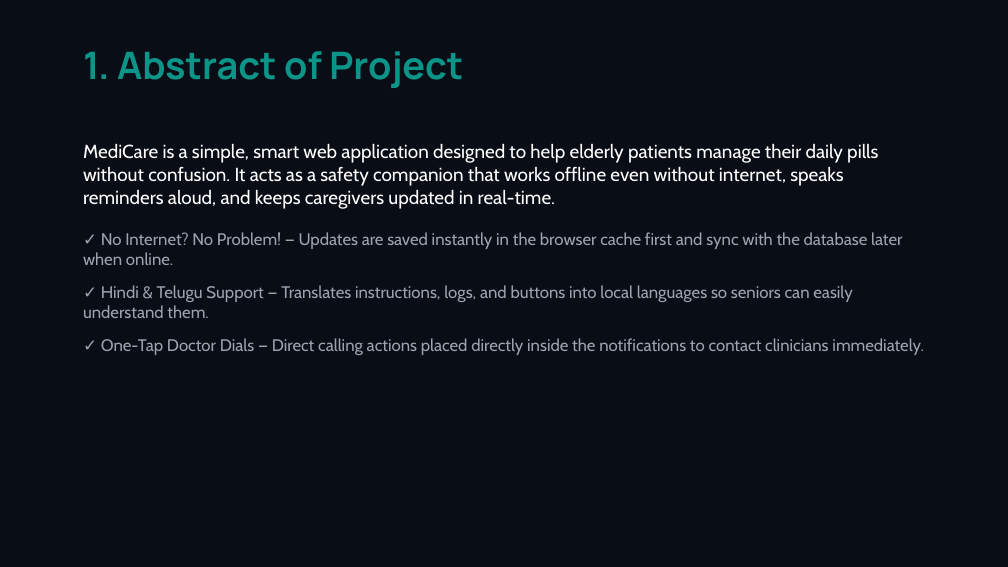
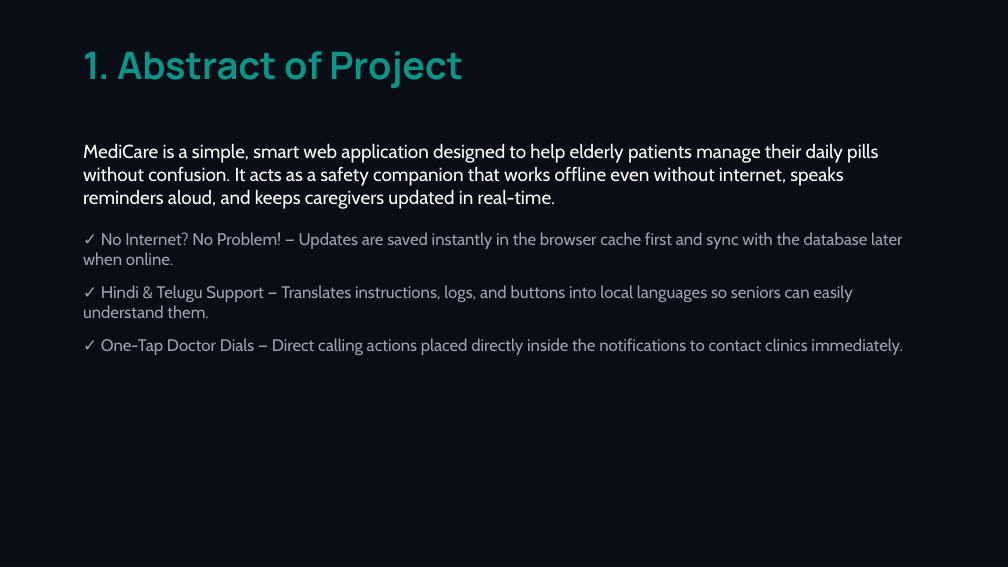
Before and after one commit to velagadadileep6-bot/Medicine-reminder, a slide deck: slide 2 of medicare_presentation.pptx. Drawn at 1008x567 pixels with LibreOffice and Linux fonts; fonts in the diff are those of the drawing. Boxes give left, top, right and bottom in pixels: in the first picture for what was removed or moved away, otherwise in the second. Text is boxed around its words. In the diff, an @@ line names an element or a change of style, - is before the commit and + after.

```diff
--- a/medicare_presentation.pptx
+++ b/medicare_presentation.pptx
@@ text at box(101, 338, 903, 355): text changed @@
-✓ One-Tap Doctor Dials — Direct calling actions placed directly inside the notifications to contact clinicians immediately.
+✓ One-Tap Doctor Dials — Direct calling actions placed directly inside the notifications to contact clinics immediately.
```
Also in this commit, not shown: 1 slide added, 1 slide removed, 1 other file.
